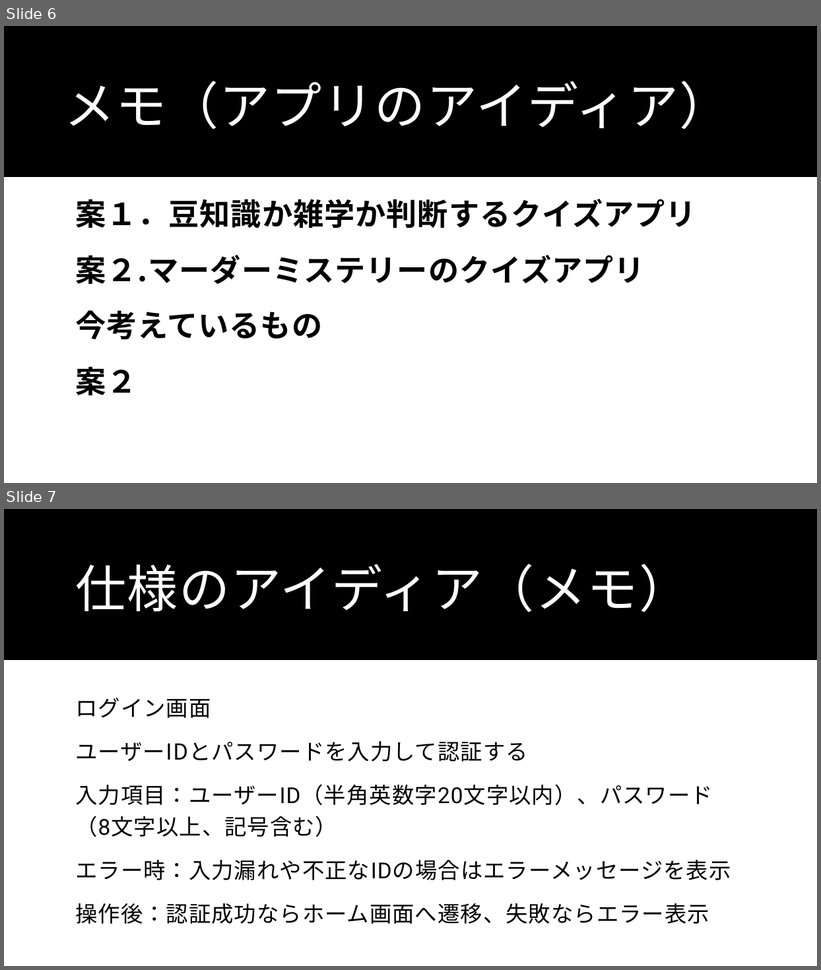
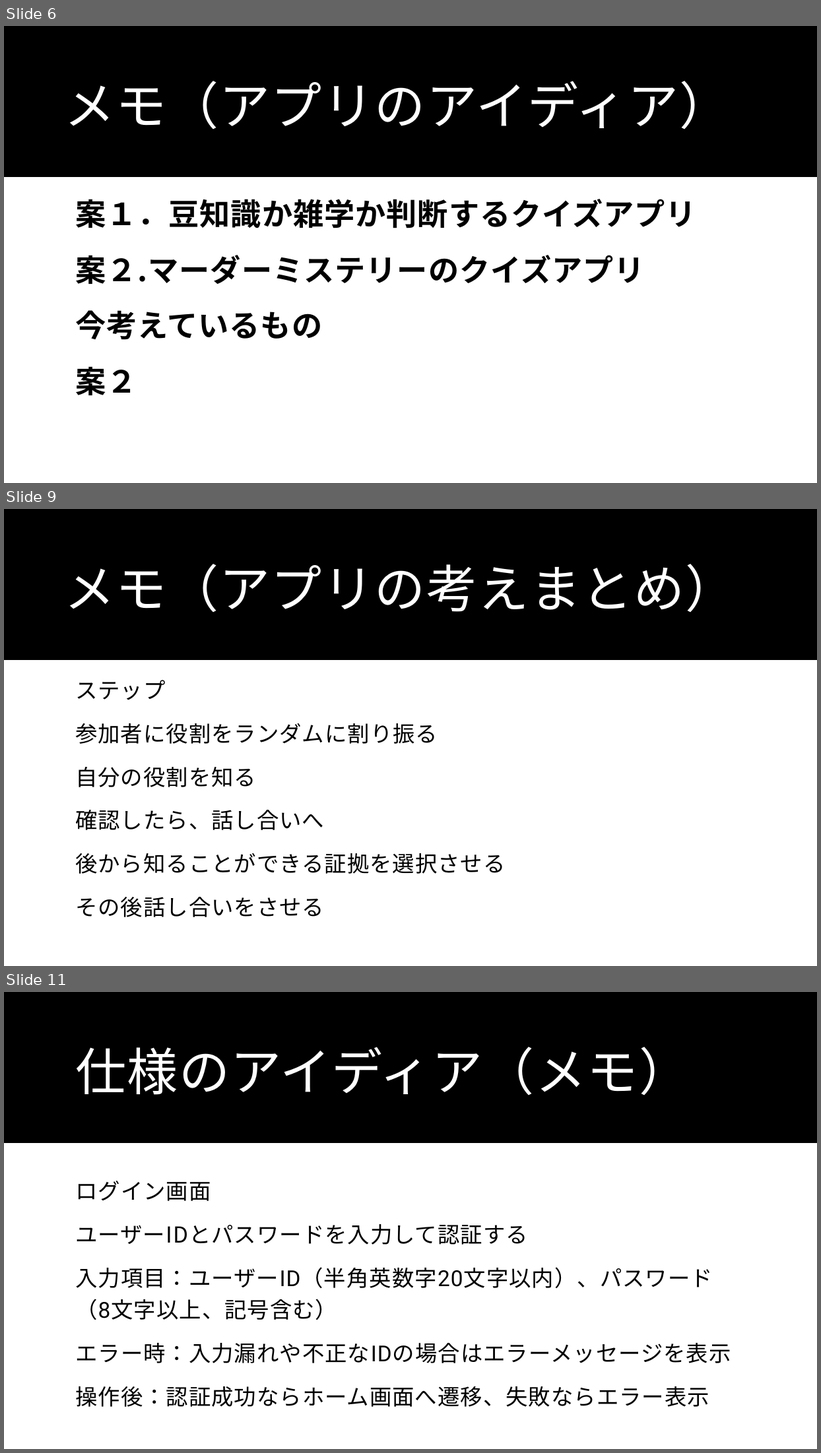
Before and after one commit to Wtnbtkm/flutter_application_1, a slide deck: Flutterの制作仕様書・アイディア（メモ）.pptx. Shown one above the other, each under a label of ours: slides 6 and 7 before the commit, slides 6, 9 and 11 after it; the slides between them are not shown. The pictures are 821x970 and 821x1453 pixels, drawn with LibreOffice and Linux fonts; fonts in the diff are those of the drawing. Boxes give left, top, right and bottom in pixels: in the first picture for what was removed or moved away, otherwise in the second. Text is boxed around its words. In the diff, an @@ line names an element or a change of style, - is before the commit and + after.

Commit message:
新たに考えている仕様メモを追加（18P）と今考えているアプリの要件を簡単にまとめて追加（19~21P)

```diff
--- a/Flutterの制作仕様書・アイディア（メモ）.pptx
+++ b/Flutterの制作仕様書・アイディア（メモ）.pptx
@@ slide 9 added at box(4, 509, 817, 966), background #FFFFFF; not listed: 1 template element that a slide beside it also shows @@
@@ title added at box(64, 564, 737, 612), 60 pt, text #FFFFFF @@
+メモ（アプリの考えまとめ）
@@ text added at box(75, 680, 506, 918), 26 pt, text #000000 @@
+ステップ
+参加者に役割をランダムに割り振る
+自分の役割を知る
+確認したら、話し合いへ
+後から知ることができる証拠を選択させる
+その後話し合いをさせる
@@ what was slide 7 is now slide 11 @@
```
Also in this commit, not shown: 1 slide changed, 4 other slides added.
